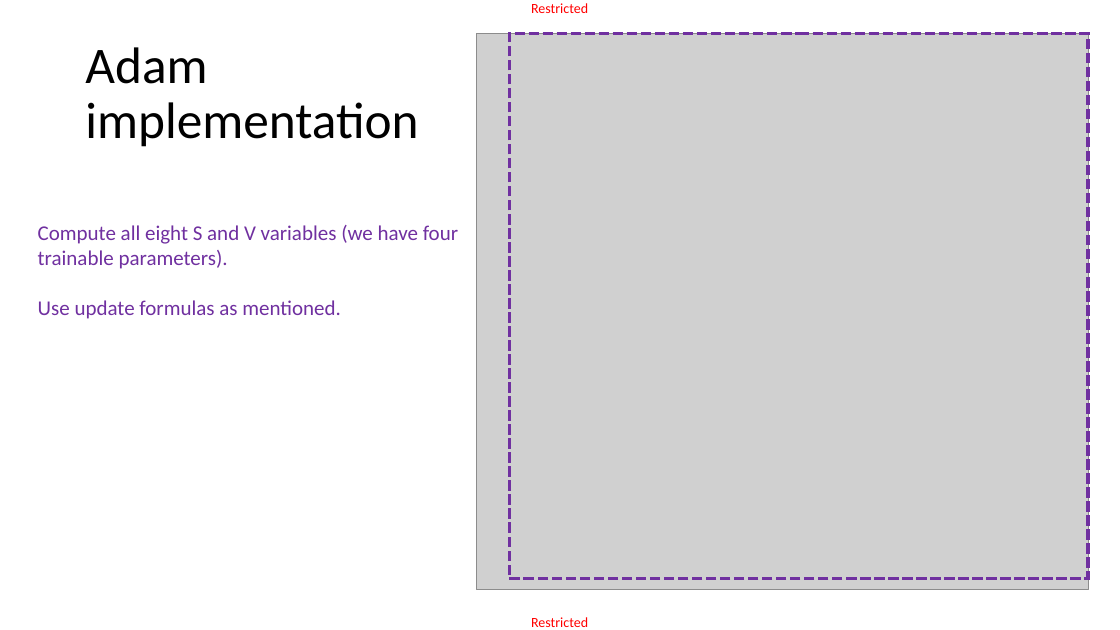
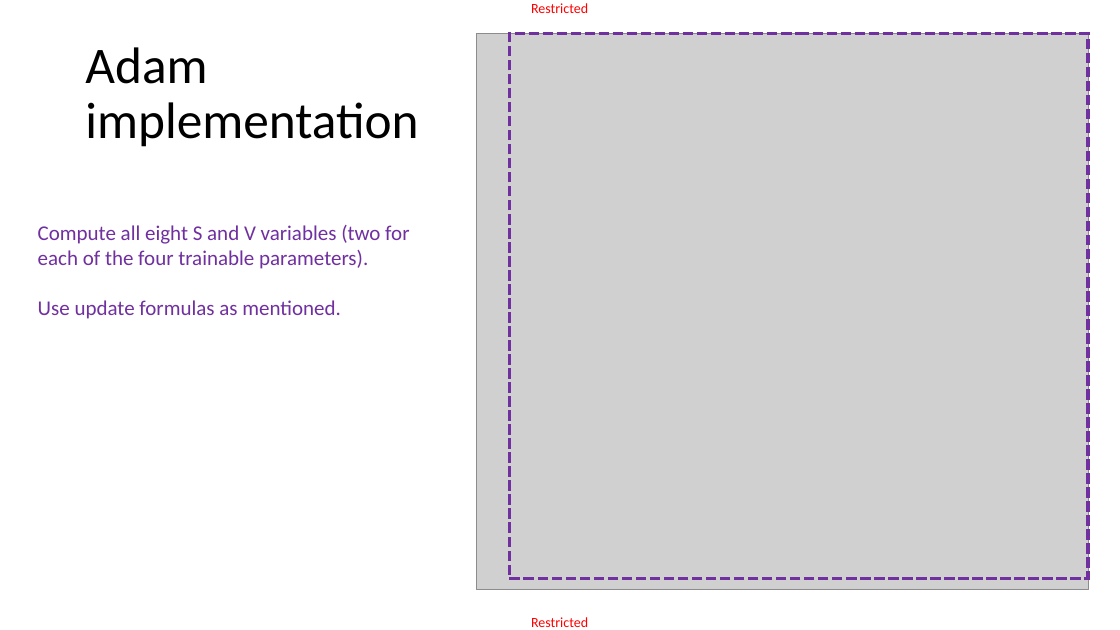
Before and after one commit to matthieudemari/SUTD_DL_50_039, a slide deck: slide 50 of W2/2. W2S2 final/W2S2.pptx. Drawn at 1120x630 pixels with LibreOffice and Linux fonts; fonts in the diff are those of the drawing; grey boxes stand for pictures. Boxes give left, top, right and bottom in pixels: in the first picture for what was removed or moved away, otherwise in the second. Text is boxed around its words. In the diff, an @@ line names an element or a change of style, - is before the commit and + after.

```diff
--- a/W2/2. W2S2 final/W2S2.pptx
+++ b/W2/2. W2S2 final/W2S2.pptx
@@ text at <box>38,225,409,269</box>: text changed @@
-Compute all eight S and V variables (we have four trainable parameters).
+Compute all eight S and V variables (two for
+each of the four trainable parameters).
```
Also in this commit, not shown: 4 other slides changed, 12 other files.
